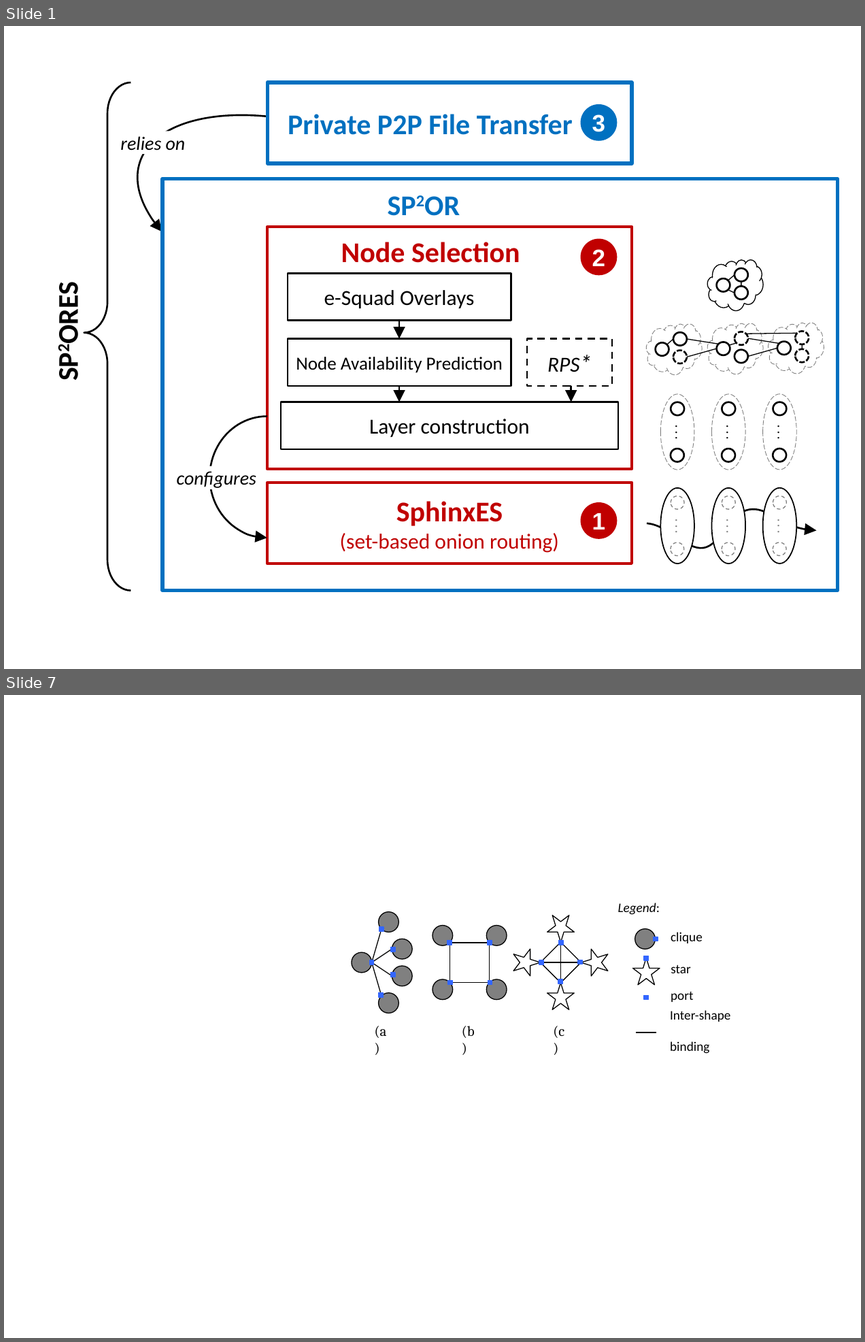
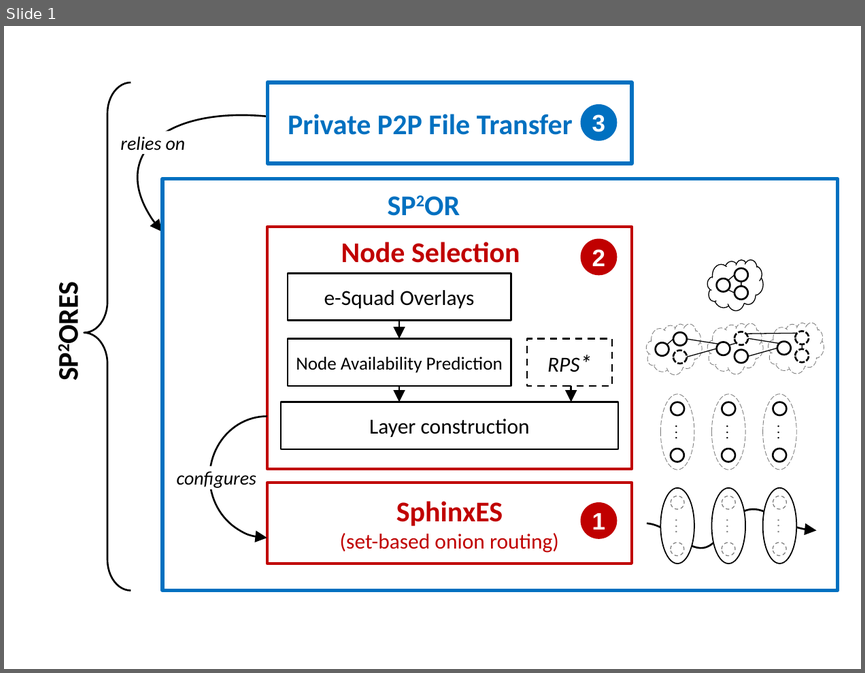
Before and after one commit to dbosk/spores, a slide deck: paper/figures/OverviewSPORES.pptx. Shown one above the other, each under a label of ours: slides 1 and 7 before the commit, slide 1 after it; the slides between them are not shown. The pictures are 865x1342 and 865x673 pixels, drawn with LibreOffice and Linux fonts; fonts in the diff are those of the drawing. Boxes give left, top, right and bottom in pixels: in the first picture for what was removed or moved away, otherwise in the second. Text is boxed around its words. In the diff, an @@ line names an element or a change of style, - is before the commit and + after.

```diff
--- a/paper/figures/OverviewSPORES.pptx
+++ b/paper/figures/OverviewSPORES.pptx
@@ slide 7 removed at <box>4,695,861,1338</box>, background #FFFFFF @@
@@ text removed at <box>618,902,660,915</box> @@
-Legend:
@@ ellipse removed at <box>634,929,655,949</box> @@
@@ rectangle removed at <box>653,936,657,941</box> @@
@@ text removed at <box>670,932,702,943</box> @@
-clique
@@ star removed at <box>633,958,660,985</box> @@
@@ rectangle removed at <box>644,955,649,960</box> @@
@@ group removed at <box>352,912,413,1013</box>: 5 ellipses, 5 rectangles, 4 lines @@
@@ group removed at <box>513,915,607,1009</box>: 6 lines, 4 stars, 4 rectangles @@
@@ text removed at <box>670,965,691,973</box> @@
-star
@@ group removed at <box>432,926,507,1000</box>: 4 ellipses, 4 lines, 4 rectangles @@
@@ rectangle removed at <box>644,995,649,999</box> @@
@@ text removed at <box>670,991,693,1002</box> @@
-port
@@ text removed at <box>670,1010,730,1053</box> @@
-Inter-shape
-binding
@@ text removed at <box>375,1025,387,1038</box> @@
-(a)
@@ text removed at <box>462,1025,475,1038</box> @@
-(b)
@@ text removed at <box>553,1025,564,1038</box> @@
-(c)
@@ line removed from (656, 1032) to (636, 1032) @@
```
Also in this commit, not shown: 6 other slides removed, 2 other files.
